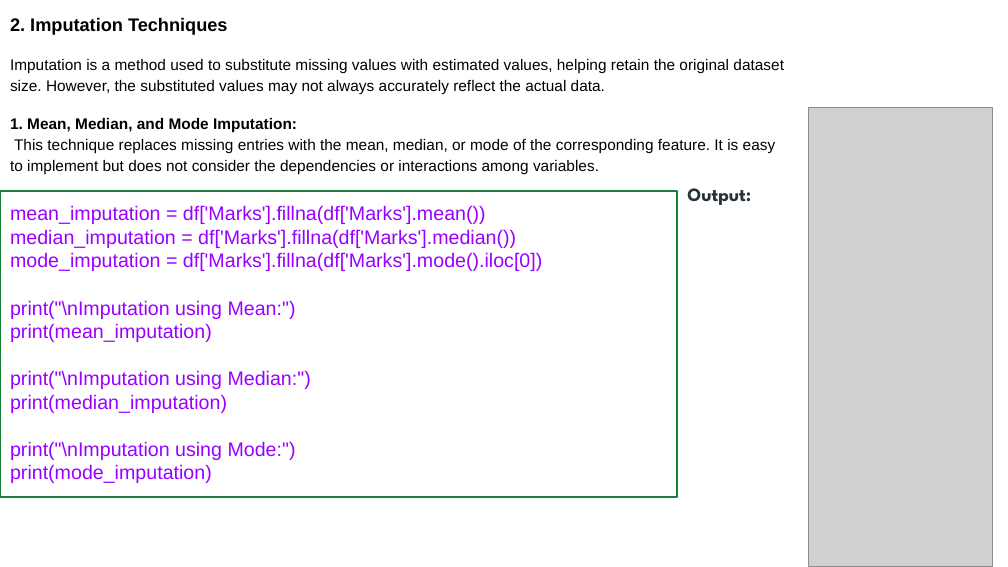
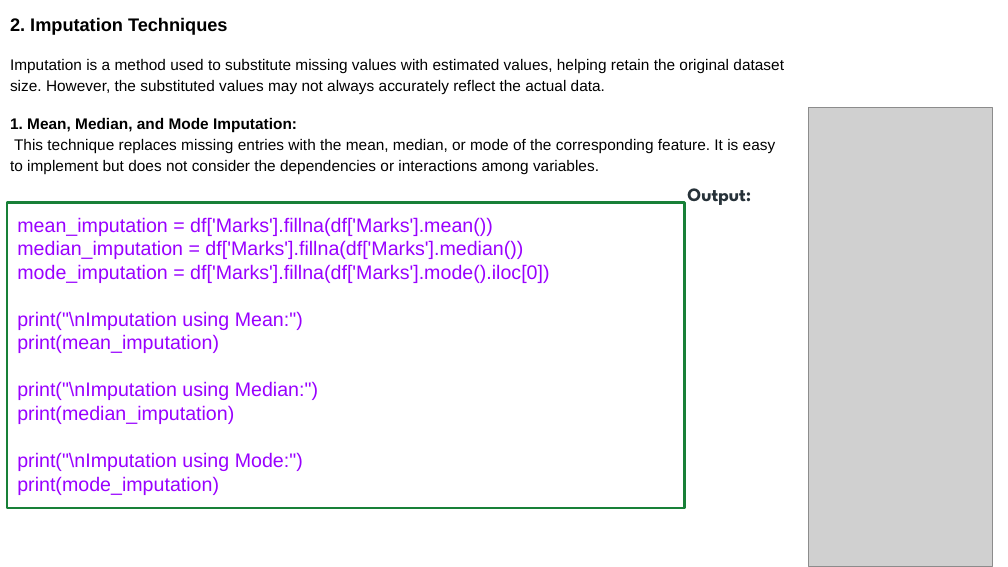
Before and after one commit to mohit2814v/Summer-Training-Material, a slide deck: slide 9 of Study material/Handling Missing Values in Machine Learning.pptx. Drawn at 1008x567 pixels with LibreOffice and Linux fonts; fonts in the diff are those of the drawing; grey boxes stand for pictures. Boxes give left, top, right and bottom in pixels: in the first picture for what was removed or moved away, otherwise in the second. Text is boxed around its words. In the diff, an @@ line names an element or a change of style, - is before the commit and + after.

```diff
--- a/Study material/Handling Missing Values in Machine Learning.pptx
+++ b/Study material/Handling Missing Values in Machine Learning.pptx
@@ rectangle "mean_imputation = df['Marks'].fillna(df['Marks'].mean())": place and size @@
-rectangle "mean_imputation = df['Marks'].fillna(df['Marks'].mean())" at box(0, 192, 677, 497)
+rectangle "mean_imputation = df['Marks'].fillna(df['Marks'].mean())" at box(7, 203, 684, 508)
```
Also in this commit, not shown: 6 other slides changed, 2 other files.
